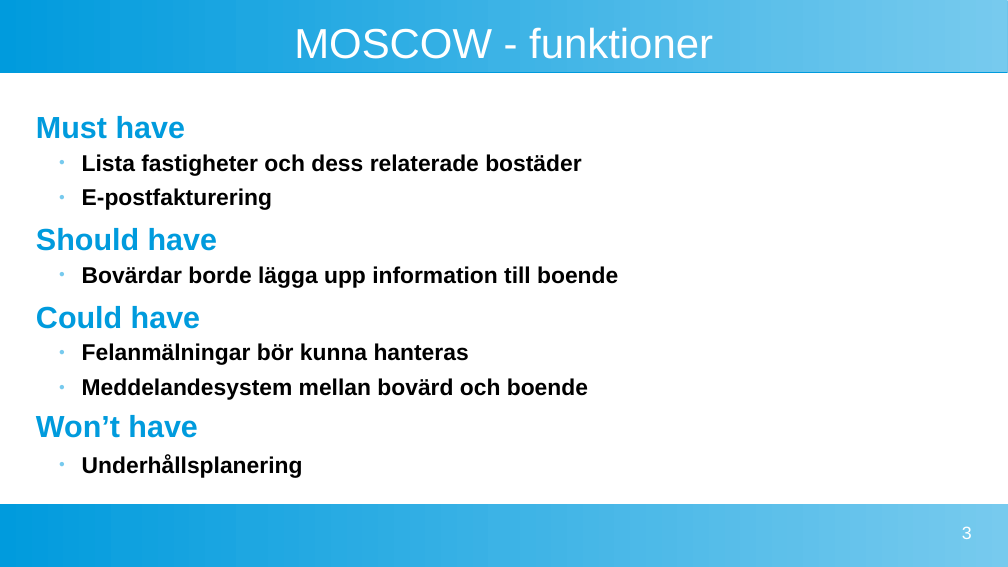
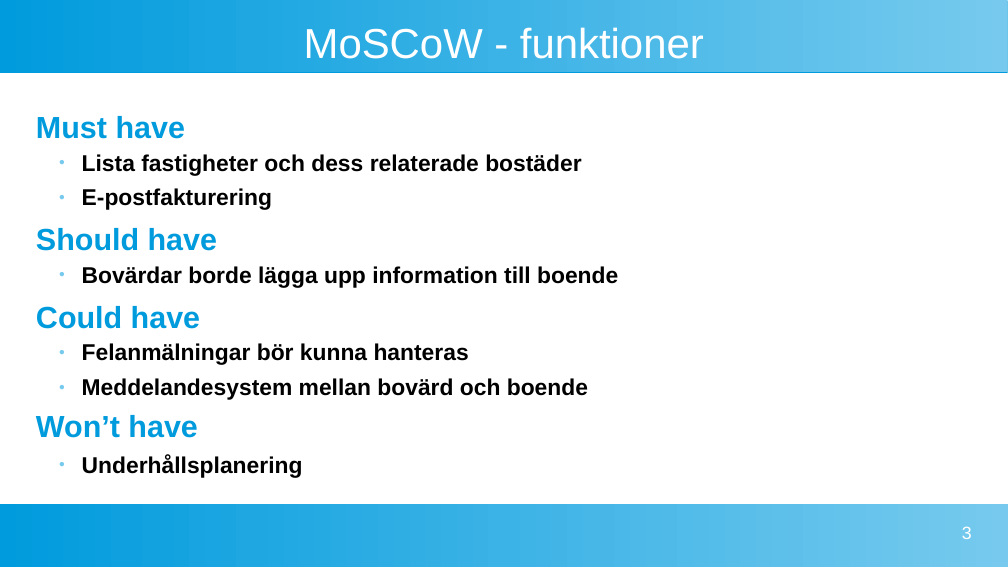
Before and after one commit to MarkusVickman/exjobb_vue_drupal_dindigitalabovard, a slide deck: slide 3 of rapport/exjobb-presentation.odp. Drawn at 1008x567 pixels with LibreOffice and Linux fonts; fonts in the diff are those of the drawing. Boxes give left, top, right and bottom in pixels: in the first picture for what was removed or moved away, otherwise in the second. Text is boxed around its words. In the diff, an @@ line names an element or a change of style, - is before the commit and + after.

Commit message:
-Dagbok -rapport -söknamn för faktura -lite i presentation

```diff
--- a/rapport/exjobb-presentation.odp
+++ b/rapport/exjobb-presentation.odp
@@ title at (304,27,704,59): text changed @@
-MOSCOW - funktioner
+MoSCoW - funktioner
```
Also in this commit, not shown: 5 other files.
